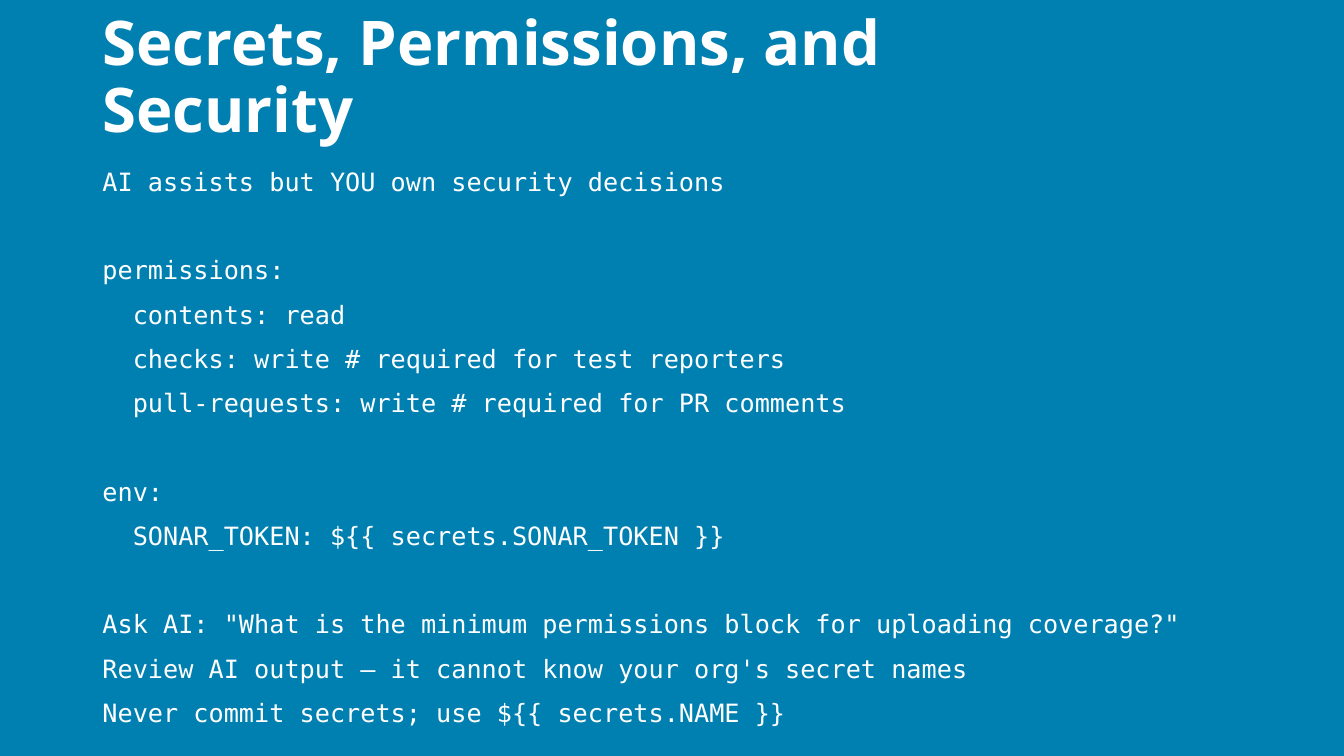
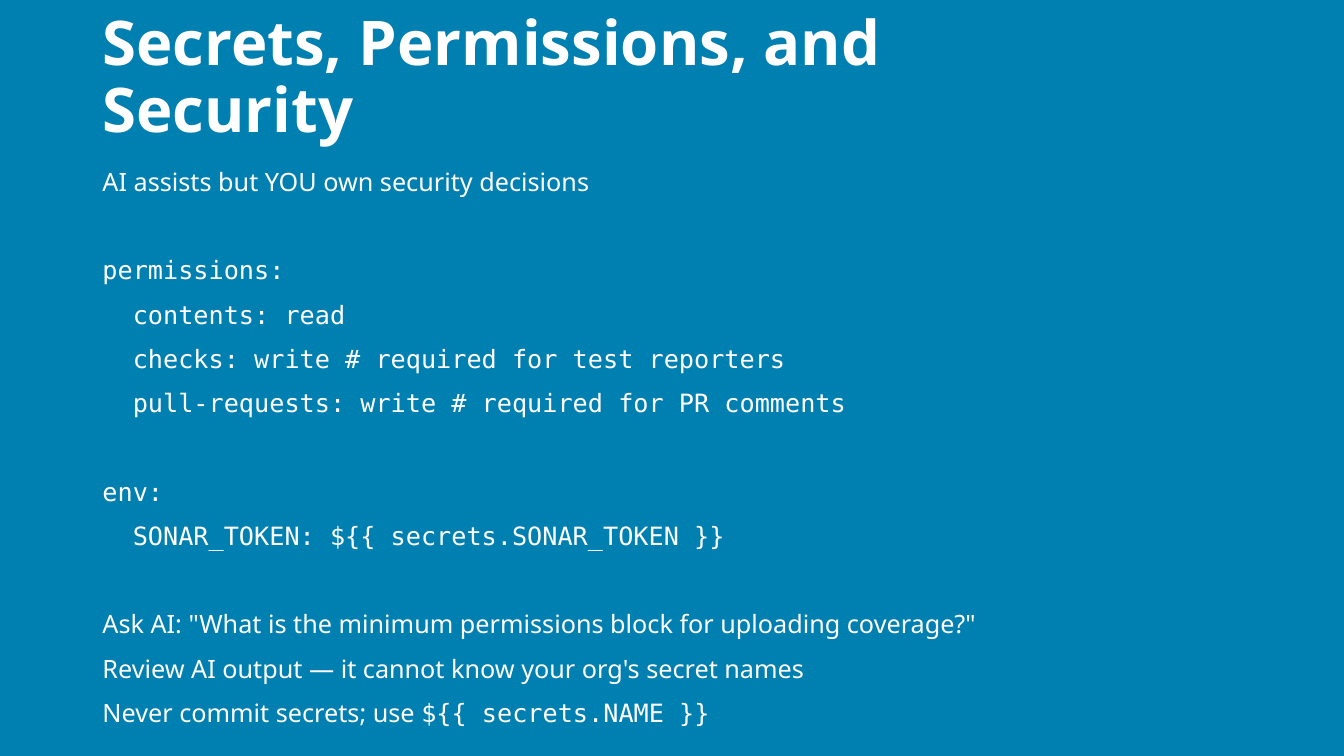
Before and after one commit to j0hnnymiller/AI-Assisted-Software-Development, a slide deck: slide 69 of slides/output/aiasd-311-monday-draft.pptx (slide 76 before the commit). Drawn at 1344x756 pixels with LibreOffice and Linux fonts; fonts in the diff are those of the drawing; background and template pictures are left out. Boxes give left, top, right and bottom in pixels: in the first picture for what was removed or moved away, otherwise in the second. Text is boxed around its words. In the diff, an @@ line names an element or a change of style, - is before the commit and + after.

```diff
--- a/slides/output/aiasd-311-monday-draft.pptx
+++ b/slides/output/aiasd-311-monday-draft.pptx
@@ text at [102, 172, 976, 726]: font DejaVu Sans Mono to Noto Sans in "AI assists but YOU own security decisions", "Ask AI: "What is the minimum permissions ...", "Review AI output — it cannot know ...", "Never commit secrets; use" @@
```
Also in this commit, not shown: 87 other slides changed, 6 slides added, 22 slides removed, 10 other files.
